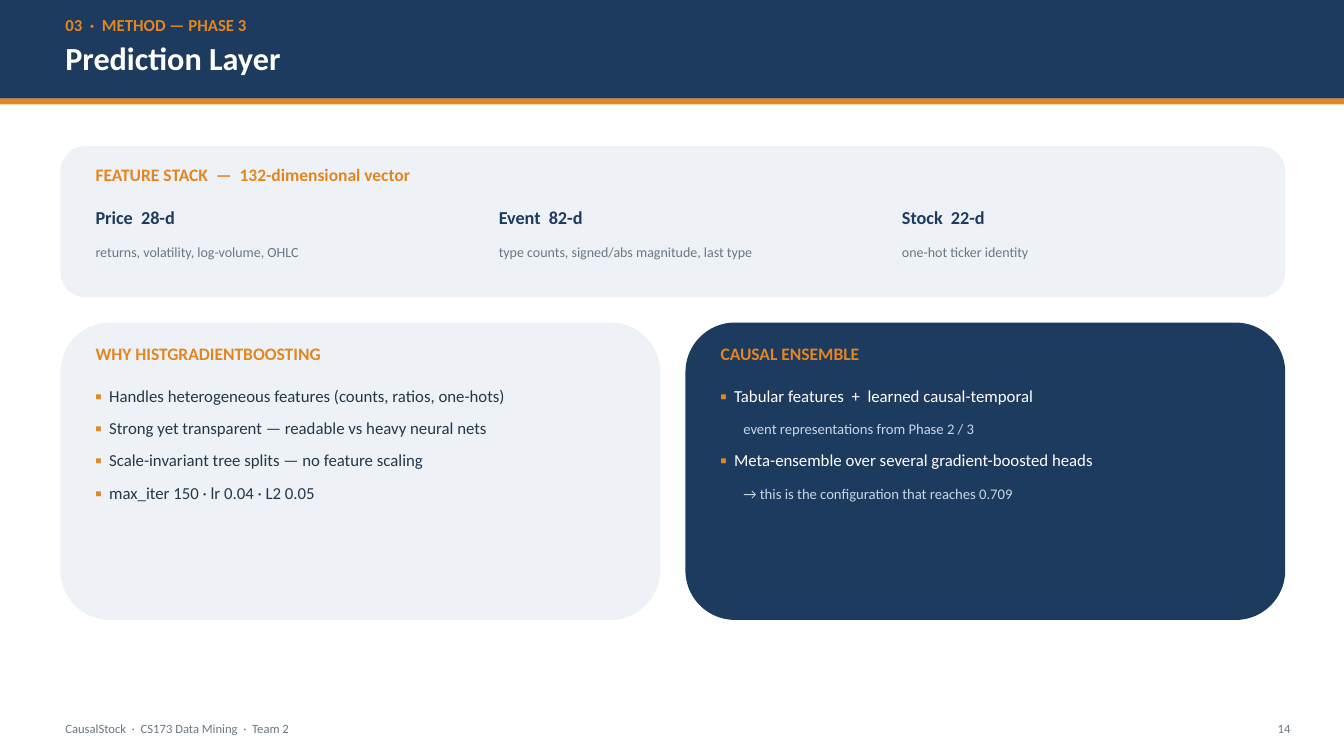
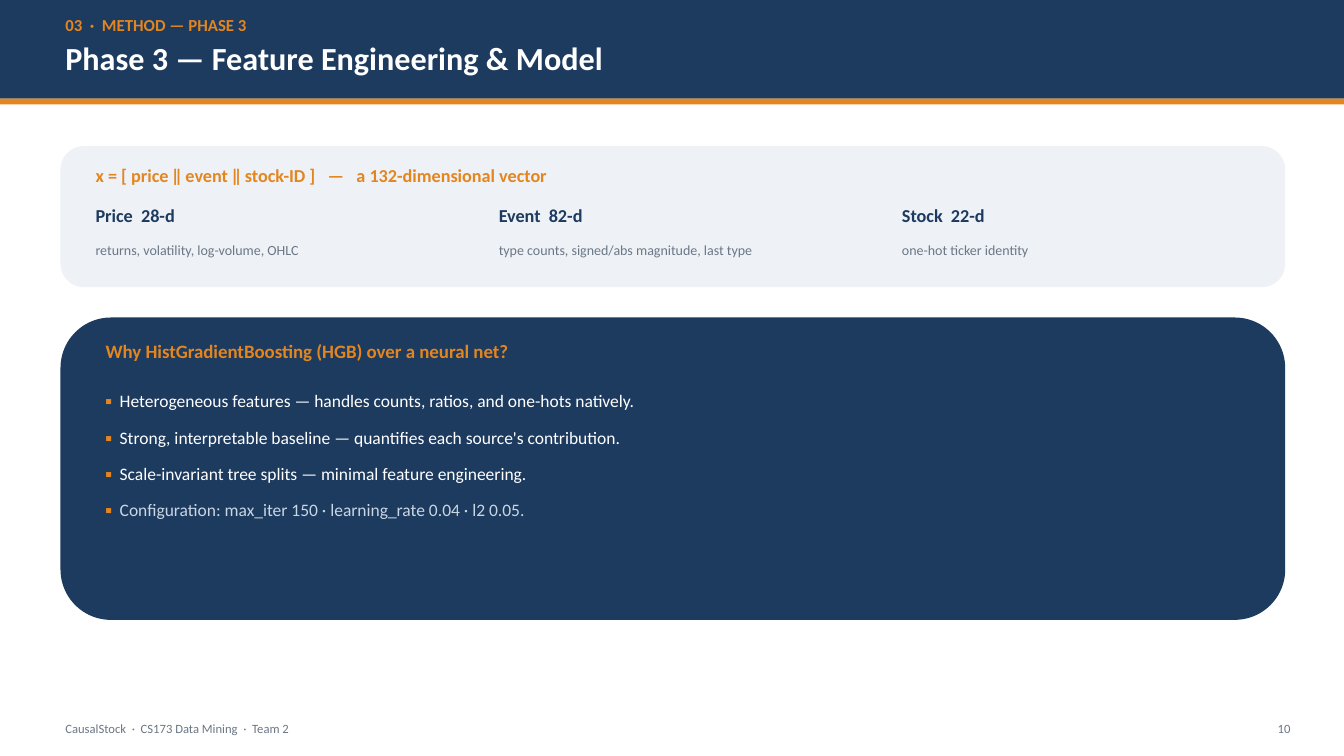
Before and after one commit to LovelyC-kx/dddmmm, a slide deck: slide 10 of DirectionA/docs/final-deck/CausalStock_CS173_Final.pptx (slide 14 before the commit). Drawn at 1344x756 pixels with LibreOffice and Linux fonts; fonts in the diff are those of the drawing. Boxes give left, top, right and bottom in pixels: in the first picture for what was removed or moved away, otherwise in the second. Text is boxed around its words. In the diff, an @@ line names an element or a change of style, - is before the commit and + after.

```diff
--- a/DirectionA/docs/final-deck/CausalStock_CS173_Final.pptx
+++ b/DirectionA/docs/final-deck/CausalStock_CS173_Final.pptx
@@ text at box(65, 47, 603, 76): text changed @@
-Prediction Layer
+Phase 3 — Feature Engineering & Model
@@ rounded rectangle: place and size @@
-rounded rectangle at box(60, 146, 1286, 297)
+rounded rectangle at box(60, 146, 1286, 287)
@@ text at box(96, 169, 546, 185): text changed; size 12.5 to 13 pt @@
-FEATURE STACK — 132-dimensional vector
+x = [ price ‖ event ‖ stock-ID ] — a 132-dimensional vector
@@ rounded rectangle: place and size @@
-rounded rectangle at box(60, 323, 660, 620)
+rounded rectangle at box(60, 318, 1286, 620)
@@ rounded rectangle at box(60, 318, 1286, 620): fill #EEF2F7 to #1D3A5F @@
@@ rounded rectangle removed at box(686, 323, 1286, 620) @@
@@ text at box(106, 344, 508, 361): text changed; size 12.5 to 13.5 pt @@
-WHY HISTGRADIENTBOOSTING
+Why HistGradientBoosting (HGB) over a neural net?
@@ text removed at box(721, 348, 859, 360) @@
-CAUSAL ENSEMBLE
@@ text at box(120, 395, 634, 519): text changed; size 12 to 12.5 pt; text colour #243748 to #FFFFFF @@
-▪ Handles heterogeneous features (counts, ratios, one-hots)
-▪ Strong yet transparent — readable vs heavy neural nets
-▪ Scale-invariant tree splits — no feature scaling
-▪ max_iter 150 · lr 0.04 · L2 0.05
+▪ Heterogeneous features — handles counts, ratios, and one-hots natively.
+▪ Strong, interpretable baseline — quantifies each source's contribution.
+▪ Scale-invariant tree splits — minimal feature engineering.
+▪ Configuration: max_iter 150 · learning_rate 0.04 · l2 0.05.
@@ text removed at box(734, 390, 1093, 502) @@
-▪ Tabular features + learned causal-temporal
-event representations from Phase 2 / 3
-▪ Meta-ensemble over several gradient-boosted heads
-→ this is the configuration that reaches 0.709
@@ text at box(1278, 725, 1291, 733): text changed @@
-14
+10
```
Also in this commit, not shown: 7 other slides changed, 8 slides added, 11 slides removed, 3 other files.
